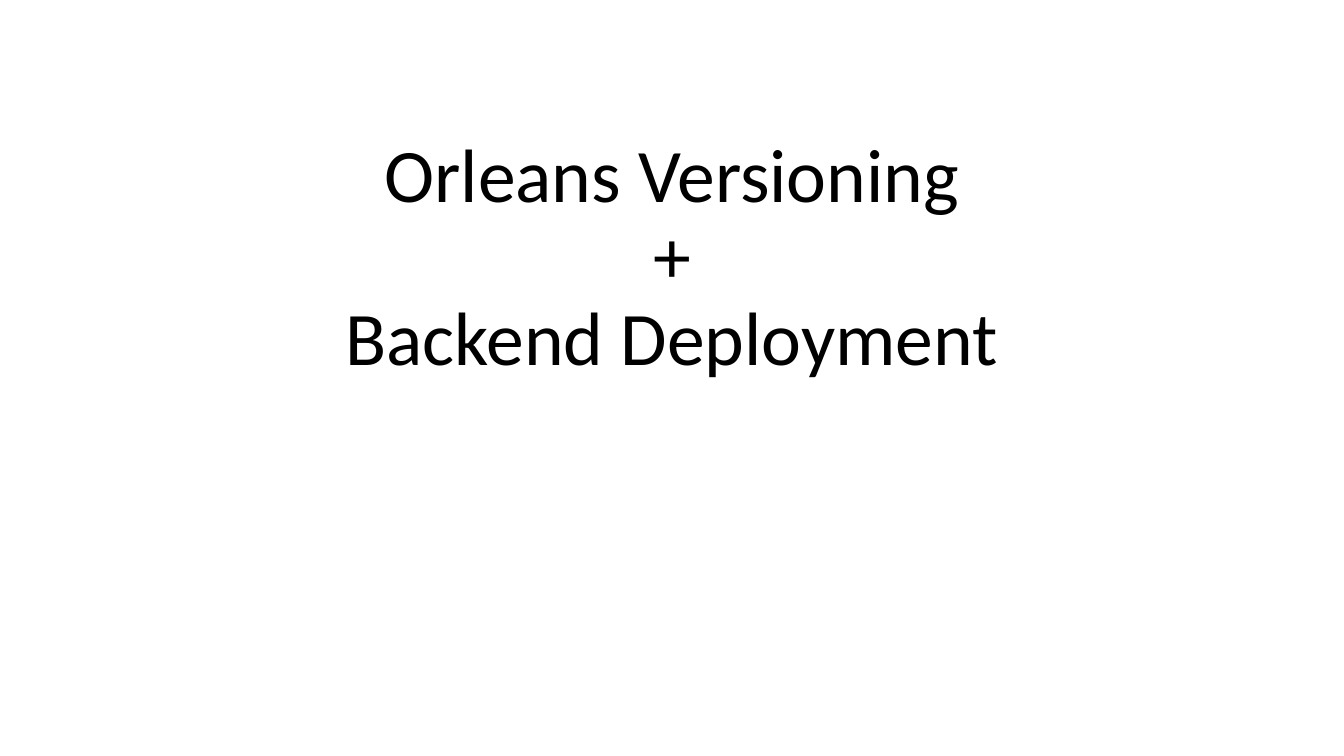
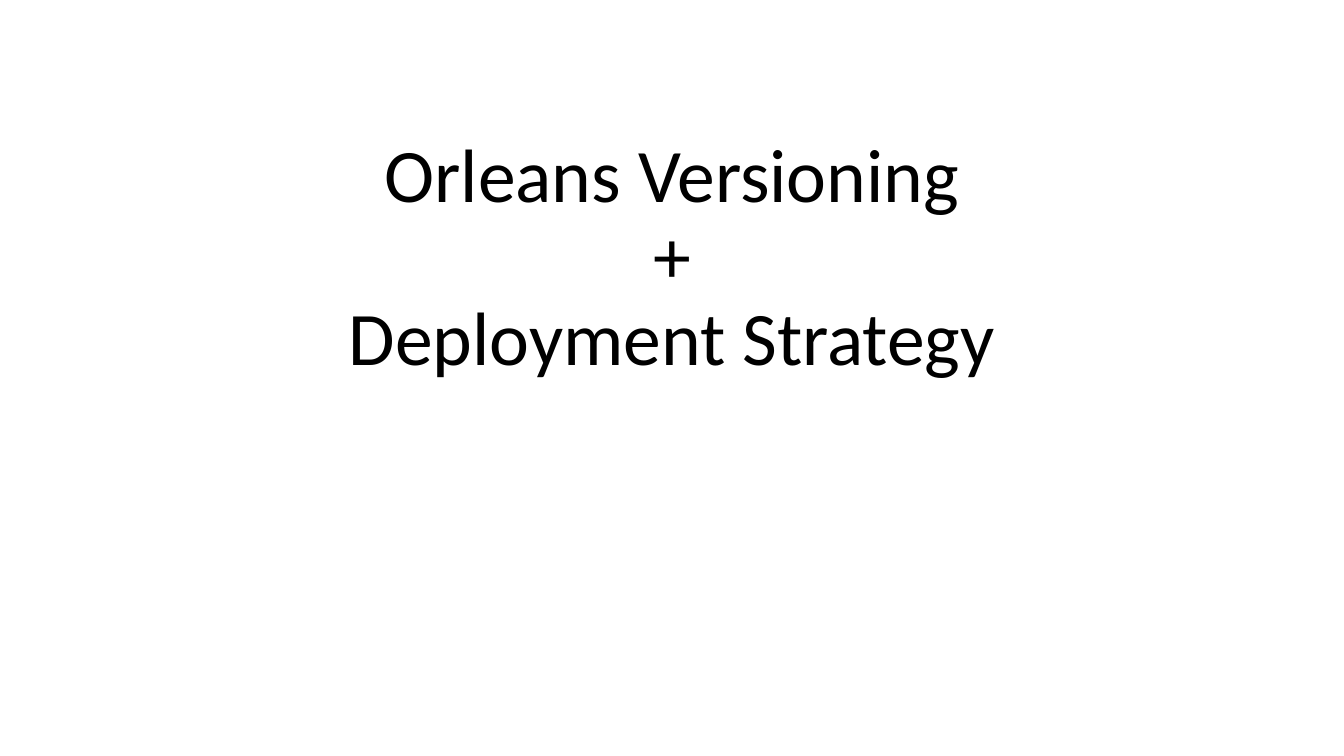
Before and after one commit to MarkNickeson/OrleansVersionAndDeploy, a slide deck: slide 1 of Orleans Versioning and Deployment.pptx. Drawn at 1344x756 pixels with LibreOffice and Linux fonts; fonts in the diff are those of the drawing. Boxes give left, top, right and bottom in pixels: in the first picture for what was removed or moved away, otherwise in the second. Text is boxed around its words. In the diff, an @@ line names an element or a change of style, - is before the commit and + after.

```diff
--- a/Orleans Versioning and Deployment.pptx
+++ b/Orleans Versioning and Deployment.pptx
@@ title at (349,149,995,378): text changed @@
-Orleans Versioning
-+
-Backend Deployment
+Orleans Versioning
++
+Deployment Strategy
```
Also in this commit, not shown: 8 other slides changed, 1 slide added, 17 other files.
